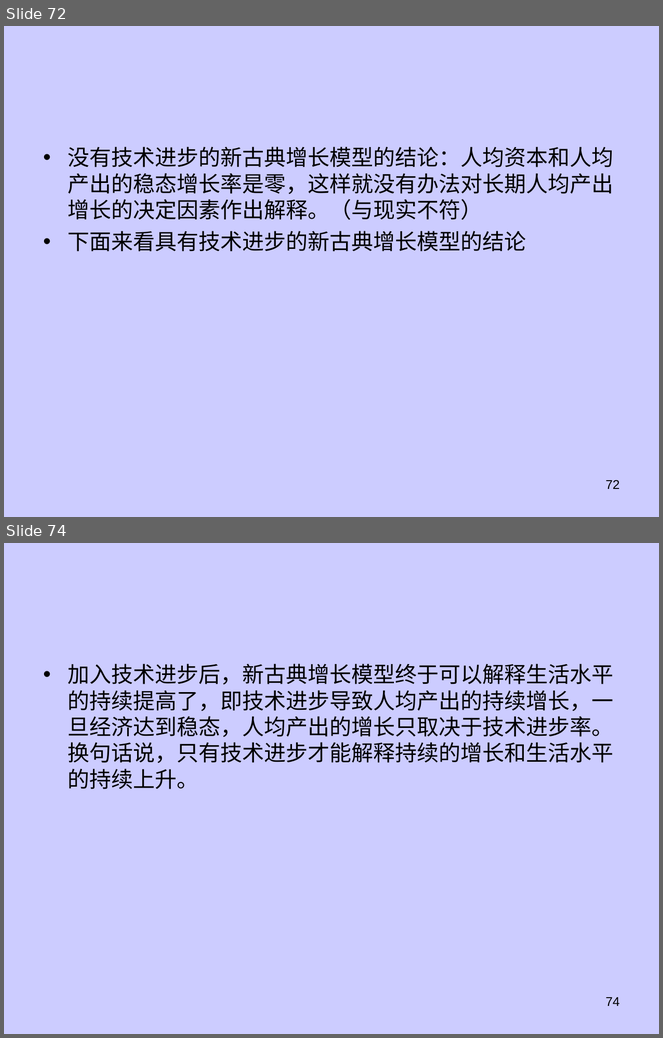
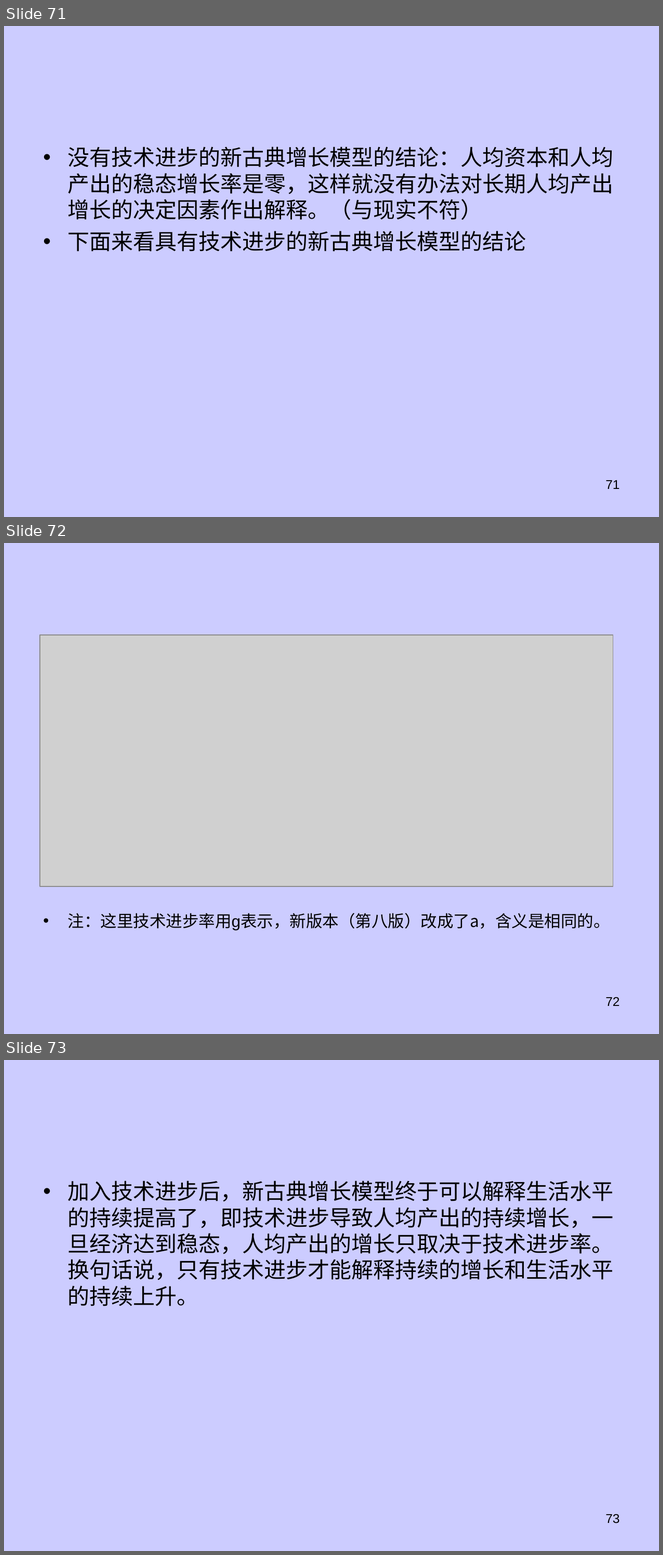
Before and after one commit to dhndzwxj/Teaching_assistant, a slide deck: 宏观原理课件/第8章 经济增长新.ppt. Shown one above the other, each under a label of ours: slides 72 and 74 before the commit, slides 71, 72 and 73 after it; the slides between them are not shown. The pictures are 663x1038 and 663x1555 pixels, drawn with LibreOffice and Linux fonts; fonts in the diff are those of the drawing; grey boxes stand for pictures. Boxes give left, top, right and bottom in pixels: in the first picture for what was removed or moved away, otherwise in the second. Text is boxed around its words. In the diff, an @@ line names an element or a change of style, - is before the commit and + after.

```diff
--- a/宏观原理课件/第8章 经济增长新.ppt
+++ b/宏观原理课件/第8章 经济增长新.ppt
@@ slide 72 added at [4,543,659,1034], background #CCCCFF @@
@@ picture added at [40,635,613,886] @@
@@ text added at [68,913,610,931], 18 pt, text #000000 @@
+• 注：这里技术进步率用g表示，新版本（第八版）改成了a，含义是相同的。
@@ page number added at [606,997,620,1006], 14 pt, text #000000 @@
+72
@@ what was slide 72 is now slide 71 @@
@@ page number at [606,480,620,489]: text changed @@
-72
+71
@@ what was slide 74 is now slide 73 @@
@@ page number at [606,1514,620,1524]: text changed @@
-74
+73
```
Also in this commit, not shown: 7 slides changed, 3 other slides added, 2 slides removed.
